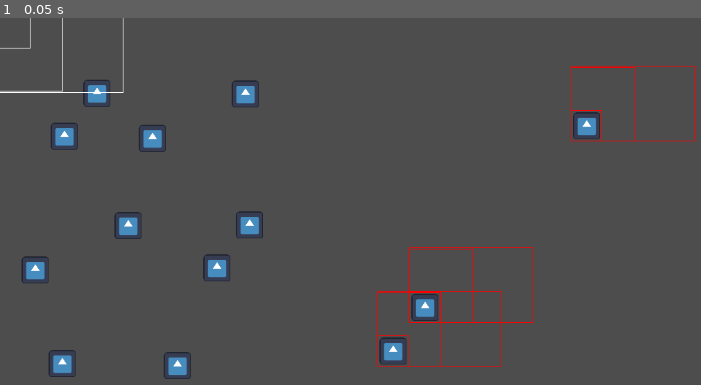
Above: before the commit, frame 1.
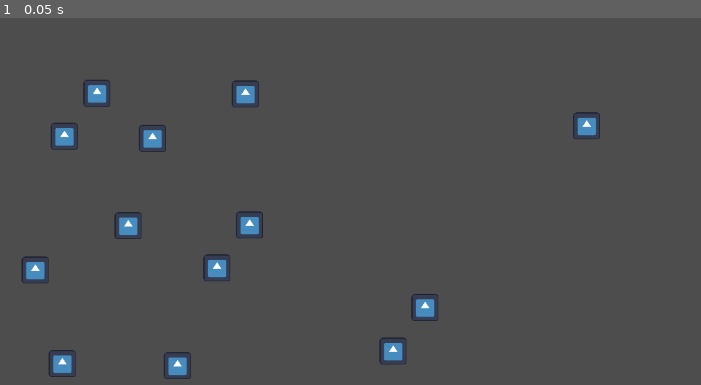
Above: after the commit, the same moment.

Repository: anthonyec/230726_godot_viscuit_like
Game: Godot game, scene res://main.tscn
Two runs of this game, one before a commit and one after it. Both use one fixed random seed, a clock stepped at 60 frames per second and the inputs below. The engine's default icon, where the game draws it, is replaced by a stand-in: a white triangle on a blue panel in a dark square.
Inputs:
- Up to frame 1 (0.05 s): no input

The runs differ from the first frame. In frame 1, 0.9% of the frame differs, in the area x 0-100%, y 0-96%.

Commit message:
Trying stuff

Diff:
--- a/main.tscn
+++ b/main.tscn
@@ -8,119 +8,119 @@
 
 [node name="Main" type="Node2D"]
 
-[node name="Rule" type="Node2D" parent="." groups=["rule"]]
+[node name="Rule3 - MoveRight" type="Node2D" parent="." groups=["rule"]]
+position = Vector2(146, 499)
+script = ExtResource("1_trvar")
+
+[node name="Condition" type="Node2D" parent="Rule3 - MoveRight"]
+position = Vector2(-55, 0)
+script = ExtResource("2_x3nvs")
+
+[node name="Drawing3" type="Node2D" parent="Rule3 - MoveRight/Condition" groups=["drawing"]]
+position = Vector2(-1, 0)
+script = ExtResource("5_mj80h")
+
+[node name="Icon" type="Sprite2D" parent="Rule3 - MoveRight/Condition/Drawing3"]
+scale = Vector2(0.304688, 0.304688)
+texture = ExtResource("3_fofwt")
+
+[node name="Outcome" type="Node2D" parent="Rule3 - MoveRight"]
+position = Vector2(72, 0)
+script = ExtResource("2_x3nvs")
+
+[node name="Drawing2" type="Node2D" parent="Rule3 - MoveRight/Outcome" groups=["drawing"]]
+position = Vector2(38, 3)
+script = ExtResource("5_mj80h")
+
+[node name="Icon" type="Sprite2D" parent="Rule3 - MoveRight/Outcome/Drawing2"]
+scale = Vector2(0.304688, 0.304688)
+texture = ExtResource("3_fofwt")
+
+[node name="Rule2 - Appart" type="Node2D" parent="." groups=["rule"]]
+position = Vector2(146, 364)
+script = ExtResource("1_trvar")
+
+[node name="Condition" type="Node2D" parent="Rule2 - Appart"]
+position = Vector2(-55, 0)
+script = ExtResource("2_x3nvs")
+
+[node name="Drawing3" type="Node2D" parent="Rule2 - Appart/Condition" groups=["drawing"]]
+position = Vector2(-40, 0)
+script = ExtResource("5_mj80h")
+
+[node name="Icon" type="Sprite2D" parent="Rule2 - Appart/Condition/Drawing3"]
+scale = Vector2(0.304688, 0.304688)
+texture = ExtResource("3_fofwt")
+
+[node name="Drawing4" type="Node2D" parent="Rule2 - Appart/Condition" groups=["drawing"]]
+position = Vector2(94, -64)
+script = ExtResource("5_mj80h")
+
+[node name="Icon" type="Sprite2D" parent="Rule2 - Appart/Condition/Drawing4"]
+scale = Vector2(0.304688, 0.304688)
+texture = ExtResource("3_fofwt")
+
+[node name="Outcome" type="Node2D" parent="Rule2 - Appart"]
+position = Vector2(72, 0)
+script = ExtResource("2_x3nvs")
+
+[node name="Drawing" type="Node2D" parent="Rule2 - Appart/Outcome" groups=["drawing"]]
+position = Vector2(95, -3)
+script = ExtResource("5_mj80h")
+
+[node name="Icon" type="Sprite2D" parent="Rule2 - Appart/Outcome/Drawing"]
+scale = Vector2(0.304688, 0.304688)
+texture = ExtResource("3_fofwt")
+
+[node name="Drawing2" type="Node2D" parent="Rule2 - Appart/Outcome" groups=["drawing"]]
+position = Vector2(142, -65)
+script = ExtResource("5_mj80h")
+
+[node name="Icon" type="Sprite2D" parent="Rule2 - Appart/Outcome/Drawing2"]
+scale = Vector2(0.304688, 0.304688)
+texture = ExtResource("3_fofwt")
+
+[node name="Rule - Close" type="Node2D" parent="." groups=["rule"]]
 position = Vector2(146, 174)
 script = ExtResource("1_trvar")
 
-[node name="Condition" type="Node2D" parent="Rule"]
+[node name="Condition" type="Node2D" parent="Rule - Close"]
 position = Vector2(-55, 0)
 script = ExtResource("2_x3nvs")
 
-[node name="Drawing" type="Node2D" parent="Rule/Condition" groups=["drawing"]]
+[node name="Drawing" type="Node2D" parent="Rule - Close/Condition" groups=["drawing"]]
 position = Vector2(2, -3)
 script = ExtResource("5_mj80h")
 
-[node name="Icon" type="Sprite2D" parent="Rule/Condition/Drawing"]
+[node name="Icon" type="Sprite2D" parent="Rule - Close/Condition/Drawing"]
 scale = Vector2(0.304688, 0.304688)
 texture = ExtResource("3_fofwt")
 
-[node name="Drawing2" type="Node2D" parent="Rule/Condition" groups=["drawing"]]
+[node name="Drawing2" type="Node2D" parent="Rule - Close/Condition" groups=["drawing"]]
 position = Vector2(49, -65)
 script = ExtResource("5_mj80h")
 
-[node name="Icon" type="Sprite2D" parent="Rule/Condition/Drawing2"]
+[node name="Icon" type="Sprite2D" parent="Rule - Close/Condition/Drawing2"]
 scale = Vector2(0.304688, 0.304688)
 texture = ExtResource("3_fofwt")
 
-[node name="Outcome" type="Node2D" parent="Rule"]
+[node name="Outcome" type="Node2D" parent="Rule - Close"]
 position = Vector2(72, 0)
 script = ExtResource("2_x3nvs")
 
-[node name="Drawing3" type="Node2D" parent="Rule/Outcome" groups=["drawing"]]
+[node name="Drawing3" type="Node2D" parent="Rule - Close/Outcome" groups=["drawing"]]
 position = Vector2(2, 2.08165e-12)
 script = ExtResource("5_mj80h")
 
-[node name="Icon" type="Sprite2D" parent="Rule/Outcome/Drawing3"]
+[node name="Icon" type="Sprite2D" parent="Rule - Close/Outcome/Drawing3"]
 scale = Vector2(0.304688, 0.304688)
 texture = ExtResource("3_fofwt")
 
-[node name="Drawing4" type="Node2D" parent="Rule/Outcome" groups=["drawing"]]
+[node name="Drawing4" type="Node2D" parent="Rule - Close/Outcome" groups=["drawing"]]
 position = Vector2(136, -64)
 script = ExtResource("5_mj80h")
 
-[node name="Icon" type="Sprite2D" parent="Rule/Outcome/Drawing4"]
-scale = Vector2(0.304688, 0.304688)
-texture = ExtResource("3_fofwt")
-
-[node name="Rule2" type="Node2D" parent="." groups=["rule"]]
-position = Vector2(146, 364)
-script = ExtResource("1_trvar")
-
-[node name="Condition" type="Node2D" parent="Rule2"]
-position = Vector2(-55, 0)
-script = ExtResource("2_x3nvs")
-
-[node name="Drawing3" type="Node2D" parent="Rule2/Condition" groups=["drawing"]]
-position = Vector2(-40, 0)
-script = ExtResource("5_mj80h")
-
-[node name="Icon" type="Sprite2D" parent="Rule2/Condition/Drawing3"]
-scale = Vector2(0.304688, 0.304688)
-texture = ExtResource("3_fofwt")
-
-[node name="Drawing4" type="Node2D" parent="Rule2/Condition" groups=["drawing"]]
-position = Vector2(94, -64)
-script = ExtResource("5_mj80h")
-
-[node name="Icon" type="Sprite2D" parent="Rule2/Condition/Drawing4"]
-scale = Vector2(0.304688, 0.304688)
-texture = ExtResource("3_fofwt")
-
-[node name="Outcome" type="Node2D" parent="Rule2"]
-position = Vector2(72, 0)
-script = ExtResource("2_x3nvs")
-
-[node name="Drawing" type="Node2D" parent="Rule2/Outcome" groups=["drawing"]]
-position = Vector2(95, -3)
-script = ExtResource("5_mj80h")
-
-[node name="Icon" type="Sprite2D" parent="Rule2/Outcome/Drawing"]
-scale = Vector2(0.304688, 0.304688)
-texture = ExtResource("3_fofwt")
-
-[node name="Drawing2" type="Node2D" parent="Rule2/Outcome" groups=["drawing"]]
-position = Vector2(142, -65)
-script = ExtResource("5_mj80h")
-
-[node name="Icon" type="Sprite2D" parent="Rule2/Outcome/Drawing2"]
-scale = Vector2(0.304688, 0.304688)
-texture = ExtResource("3_fofwt")
-
-[node name="Rule3" type="Node2D" parent="." groups=["rule"]]
-position = Vector2(146, 499)
-script = ExtResource("1_trvar")
-
-[node name="Condition" type="Node2D" parent="Rule3"]
-position = Vector2(-55, 0)
-script = ExtResource("2_x3nvs")
-
-[node name="Drawing3" type="Node2D" parent="Rule3/Condition" groups=["drawing"]]
-position = Vector2(-1, 0)
-script = ExtResource("5_mj80h")
-
-[node name="Icon" type="Sprite2D" parent="Rule3/Condition/Drawing3"]
-scale = Vector2(0.304688, 0.304688)
-texture = ExtResource("3_fofwt")
-
-[node name="Outcome" type="Node2D" parent="Rule3"]
-position = Vector2(72, 0)
-script = ExtResource("2_x3nvs")
-
-[node name="Drawing2" type="Node2D" parent="Rule3/Outcome" groups=["drawing"]]
-position = Vector2(38, 3)
-script = ExtResource("5_mj80h")
-
-[node name="Icon" type="Sprite2D" parent="Rule3/Outcome/Drawing2"]
+[node name="Icon" type="Sprite2D" parent="Rule - Close/Outcome/Drawing4"]
 scale = Vector2(0.304688, 0.304688)
 texture = ExtResource("3_fofwt")
 
@@ -143,10 +143,10 @@
 scale = Vector2(0.304688, 0.304688)
 texture = ExtResource("3_fofwt")
 
-[node name="Drawing3" type="Node2D" parent="Simulation" groups=["drawing"]]
+[node name="Drawing3 - OnMyOwn" type="Node2D" parent="Simulation" groups=["drawing"]]
 position = Vector2(846, 156)
 script = ExtResource("5_mj80h")
 
-[node name="Icon" type="Sprite2D" parent="Simulation/Drawing3"]
+[node name="Icon" type="Sprite2D" parent="Simulation/Drawing3 - OnMyOwn"]
 scale = Vector2(0.304688, 0.304688)
 texture = ExtResource("3_fofwt")
--- a/simulation.gd
+++ b/simulation.gd
@@ -45,21 +45,28 @@
 
 func step() -> void:
 	var scene_drawings: Array[Drawing] = get_drawings()
+	var rules = get_rules()
 
-	var instance_ids_in_multi_rules: Array[int] = []
-	var instance_ids_in_single_rules: Array[int] = []
+	# Sort rules so that ones with multiple drawings in the condition come first.
+	rules.sort_custom(func(a: Rule, b: Rule):
+		return a.has_multiple_drawings() and not b.has_multiple_drawings()
+	)
 
 	var already_matched_instance_ids: Dictionary = {}
 	var instance_id_to_rules: Dictionary = {}
-	var instance_id_to_affected_instance_ids: Dictionary = {}
+
+	var instance_id_to_multi_rules: Dictionary = {}
 
 	for drawing in scene_drawings:
 		var instance_id = drawing.get_instance_id()
+		print(drawing.name, " - ", instance_id)
 
 		if already_matched_instance_ids.has(instance_id):
 			continue
 
-		for rule in get_rules():
+		for rule in rules:
+			print(rule.name)
+
 			if not rule.enabled:
 				continue
 
@@ -74,9 +81,6 @@
 
 			var matched_instance_ids = scene_blueprint.overlap_matches(rule_blueprint)
 
-			DebugDraw.rect(rule_blueprint.bounds, Color.WHITE)
-			DebugDraw.rect(scene_bounds)
-
 			if matched_instance_ids.is_empty():
 				continue
 
@@ -84,44 +88,35 @@
 				already_matched_instance_ids[matched_instance_id] = true
 
 			if rule.has_multiple_drawings():
-				instance_ids_in_multi_rules.append_array(matched_instance_ids)
+				for matched_instance_id in matched_instance_ids:
+					instance_id_to_rules.erase(matched_instance_id)
 			else:
-				instance_ids_in_single_rules.append_array(matched_instance_ids)
-
-			if not instance_id_to_affected_instance_ids.has(instance_id):
-				instance_id_to_affected_instance_ids[instance_id] = []
-
-			print(instance_id, " : ", matched_instance_ids)
-			instance_id_to_affected_instance_ids[instance_id].append_array(matched_instance_ids)
+				if instance_id_to_multi_rules.has(instance_id):
+					break
 
 			if not instance_id_to_rules.has(instance_id):
 				instance_id_to_rules[instance_id] = []
 
 			instance_id_to_rules[instance_id].append(rule)
 
+		print("\n")
 
-	print(instance_id_to_rules.keys())
-	print(instance_id_to_affected_instance_ids)
-	var ignored_instance_ids: Array[int] = []
+	print(JSON.stringify(instance_id_to_rules, " "))
+#	print("instance_id_to_multi_rules")
+#	print(instance_id_to_multi_rules)
+#	print("\n")
+#	print("instance_id_to_single_rules")
+#	print(instance_id_to_single_rules)
+#	print("\n")
+#	print(instance_id_to_rules)
+#
+#	for instance_id in already_matched_instance_ids.keys():
+#		var drawing = instance_from_id(instance_id) as Drawing
+#
+#		if not drawing:
+#			print("Instance not found from ID")
+#			return
 
-	for instance_id in instance_id_to_rules.keys():
-		if ignored_instance_ids.has(instance_id):
-			continue
-
-		var drawing = instance_from_id(instance_id) as Drawing
-		var rules = instance_id_to_rules[instance_id]
-
-		var is_in_multi_rule = instance_ids_in_multi_rules.has(instance_id)
-		var is_in_single_rule = instance_ids_in_single_rules.has(instance_id)
-
-		if is_in_single_rule and is_in_multi_rule:
-			print("DO MULTI RULE: ", drawing)
-			ignored_instance_ids.append_array(instance_id_to_affected_instance_ids.get(instance_id, []))
-			continue
-
-		if is_in_single_rule and not is_in_multi_rule:
-			print("DO SINGLE RULE: ", drawing)
-			continue
 
 
 func apply_differences(result: MatchResult, rule: Rule) -> void:
